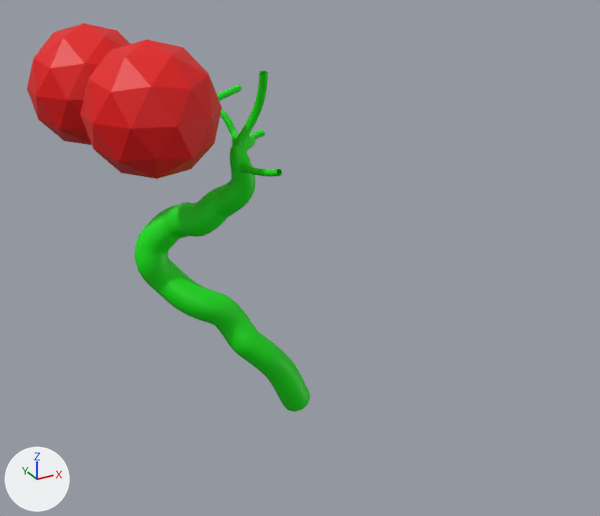
Before and after pictures for a commit that changed the Blender file blender/minigland_21.blend.
One viewpoint serves both versions: a 50 mm lens placed at (-7.47, -14.8, 3.82), pointed at (0.52, -0.27, -3.45). Arrows for +X, +Y and +Z are at lower left; the lights stay in place.

The first picture shows 'BezierCurve', 'BezierCurve.002', 'Icosphere', 'Icosphere.004'.
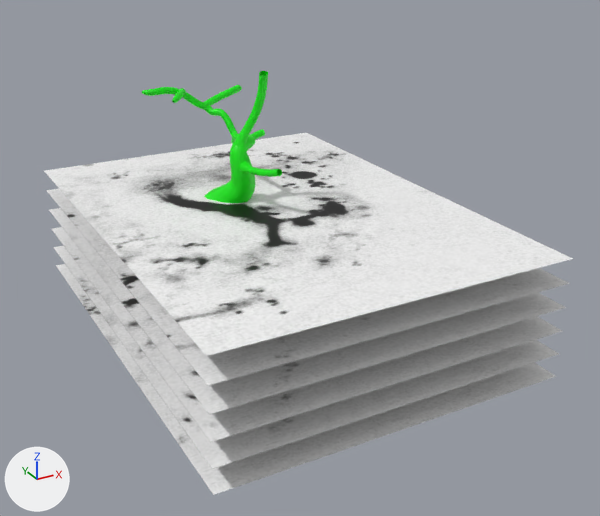
What changed in the scene script:
```text
Change ob_tight_crop023:
    remove ob_tight_crop023.hide_set(True)
Change ob_tight_crop028:
    remove ob_tight_crop028.hide_set(True)
Change ob_tight_crop033:
    remove ob_tight_crop033.hide_set(True)
Change ob_tight_crop038:
    remove ob_tight_crop038.hide_set(True)  # its collection is switched off
Change ob_tight_crop043:
    remove ob_tight_crop043.hide_set(True)  # its collection is switched off
Change ob_tight_crop048:
    remove ob_tight_crop048.hide_set(True)  # its collection is switched off
Change ob_icosphere:
    add ob_icosphere.hide_set(True)  # its collection is switched off
Change ob_icosphere_004:
    add ob_icosphere_004.hide_set(True)  # its collection is switched off
```

Location of each change, [x1, y1, x2, y2] in pixels of the pictures (600 x 516 px):
'tight_crop023', shown
    after: [44, 133, 573, 356]
'Icosphere', hidden (red)
    before: [80, 39, 222, 179]
'tight_crop028', shown
    after: [46, 188, 570, 386]
'tight_crop033', shown
    after: [49, 208, 566, 414]
'tight_crop038', shown
    after: [51, 227, 562, 442]
'tight_crop043', shown
    after: [53, 246, 559, 469]
'tight_crop048', shown
    after: [56, 264, 556, 495]
'Icosphere.004', hidden (red)
    before: [27, 23, 130, 145]
'BezierCurve', unchanged, covered by the edit
    before: [134, 135, 310, 412]
    after: [204, 135, 256, 203]
